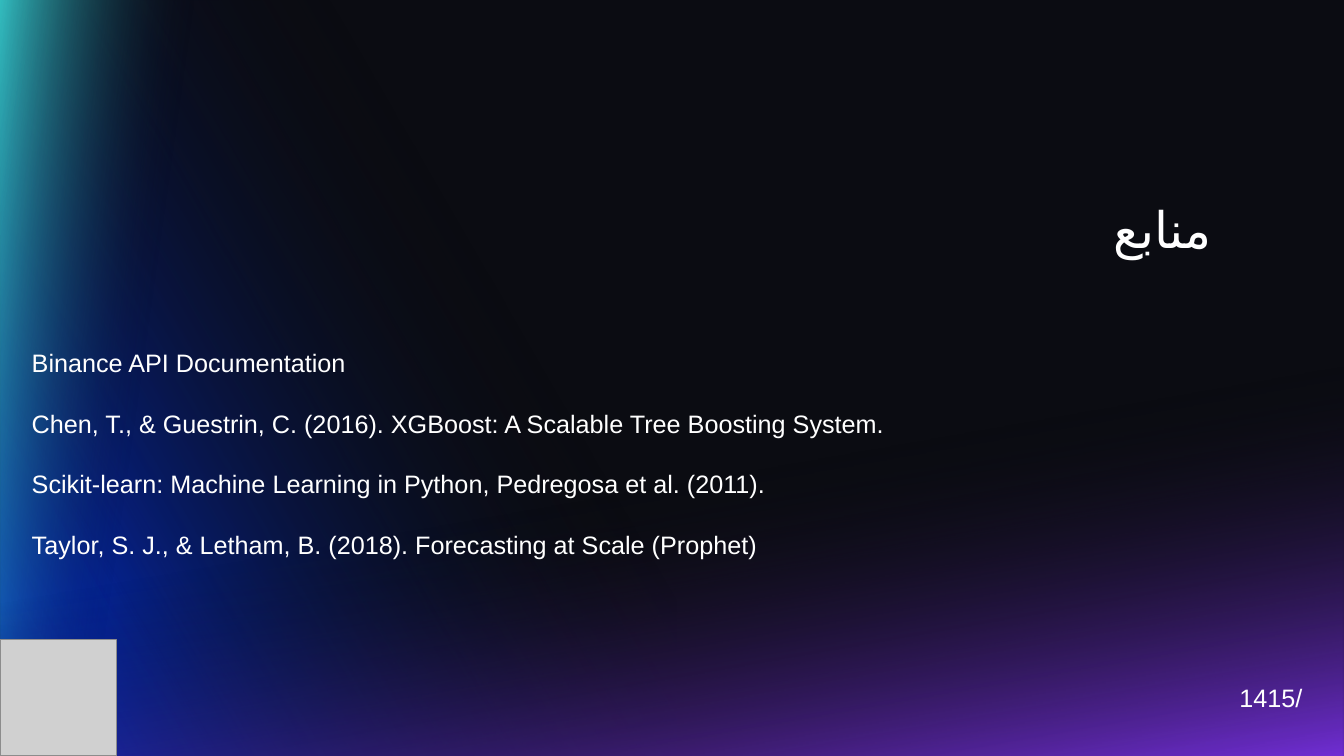
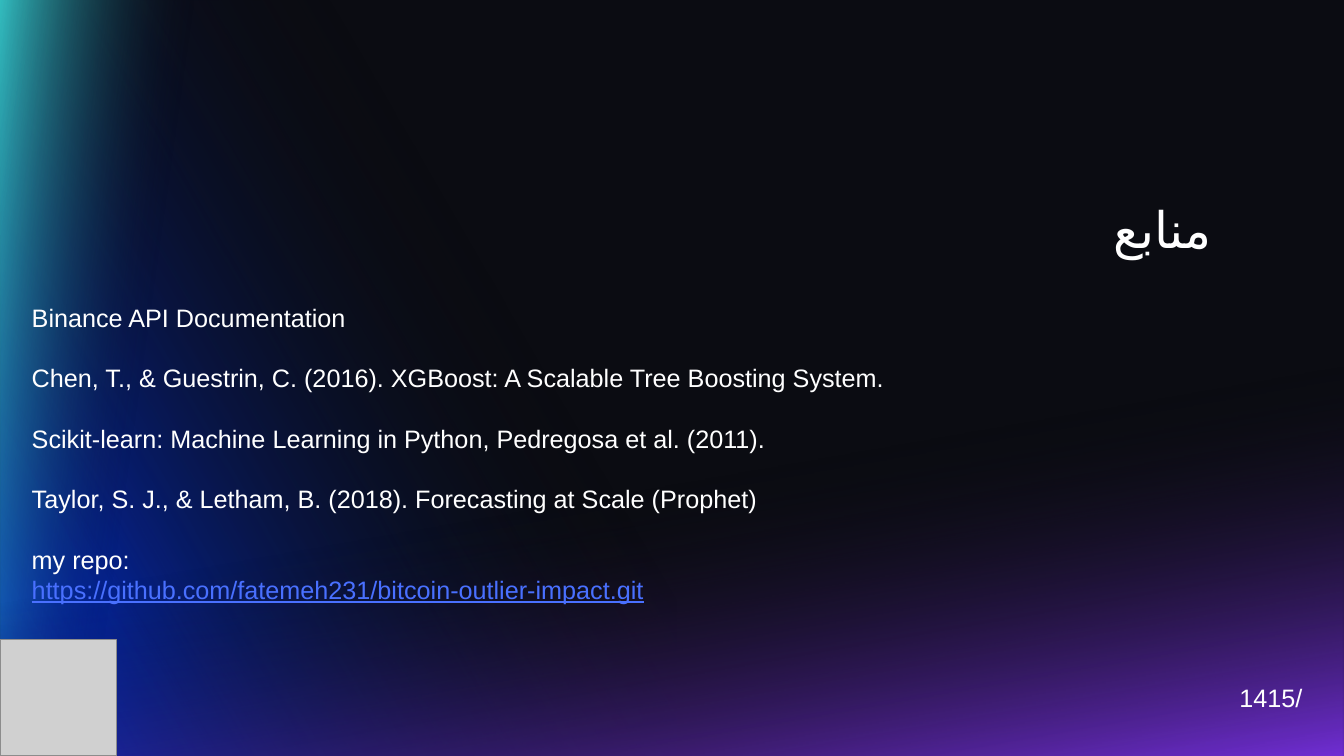
Before and after one commit to fatemeh231/bitcoin-outlier-impact, a slide deck: slide 14 of 7.pptx. Drawn at 1344x756 pixels with LibreOffice and Linux fonts; fonts in the diff are those of the drawing; grey boxes stand for pictures. Boxes give left, top, right and bottom in pixels: in the first picture for what was removed or moved away, otherwise in the second. Text is boxed around its words. In the diff, an @@ line names an element or a change of style, - is before the commit and + after.

Commit message:
little changes

```diff
--- a/7.pptx
+++ b/7.pptx
@@ title "Binance API Documentation": place and size @@
-title "Binance API Documentation" at (32,353,884,559)
+title "Binance API Documentation" at (32,308,884,605)
@@ title at (32,489,757,605): text changed @@
-Taylor, S. J., & Letham, B. (2018). Forecasting at Scale (Prophet)
+Taylor, S. J., & Letham, B. (2018). Forecasting at Scale (Prophet)
+my repo:
+https://github.com/fatemeh231/bitcoin-outlier-impact.git
```
